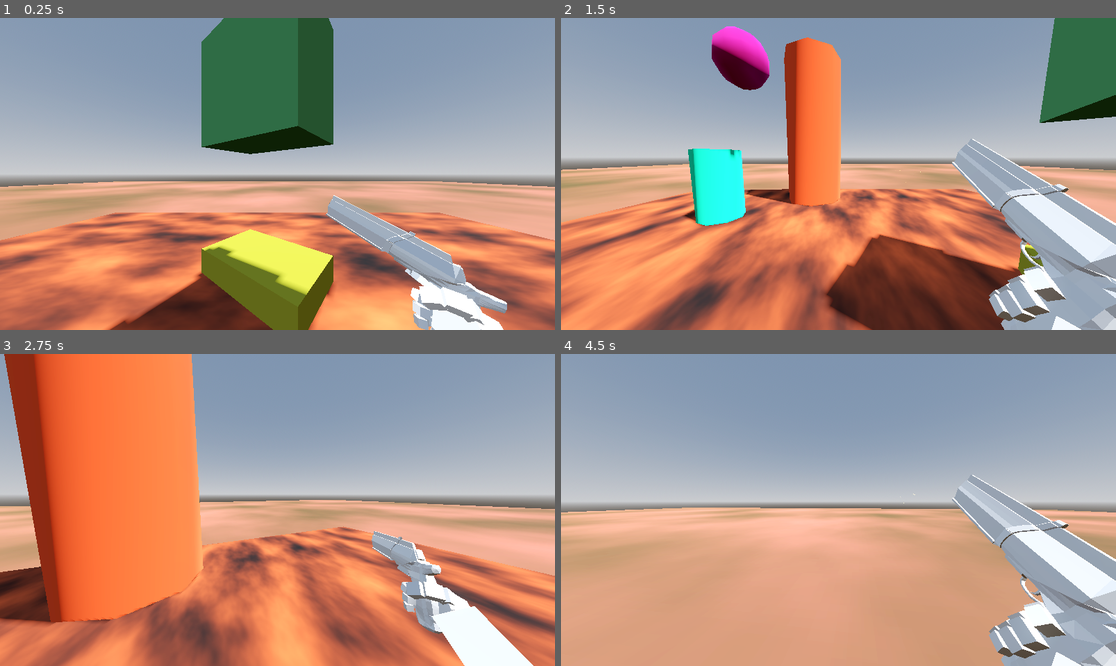
Above: before the commit, frames 1-4 (two rows, left to right).
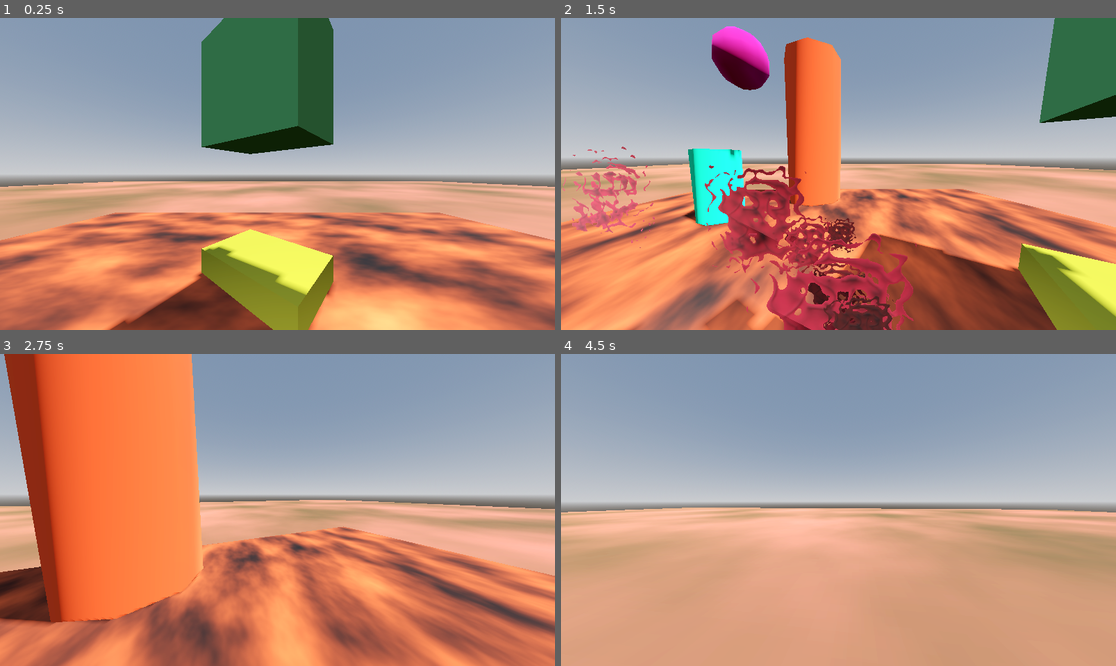
Above: after the commit, the same moments.

Repository: frederikhoheisel/pogotohell
Game: Godot game, scene res://level/test_hans.tscn
The game is run twice, just before and just after one commit, with the same random seed, the same clock (stepped at 60 frames per second) and the same inputs. This scene is started directly instead of the project's main scene.
Inputs (mouse positions are in pixels of both pictures, inside the frame that each line leads up to):
- Up to frame 1 (0.25 s): no input
- Up to frame 2 (1.5 s): move the mouse to (960, 158) at 0.52 s; hold D (right) 0.53-1.28 s; hold R (pull_out) 0.53-1.28 s; click (960, 158) at 0.67 s; tap Space (jump) at 0.77 s; move the mouse to (810, 174) at 1.27 s; hold W (forward) from 1.28 s (still down); click (810, 174) at 1.35 s
- Up to frame 3 (2.75 s): keep holding W (forward); tap Space (jump) at 1.52 s; move the mouse to (288, 503) at 2.02 s; hold R (pull_out) from 2.03 s (still down)
- Up to frame 4 (4.5 s): keep holding W (forward); move the mouse to (832, 516) at 2.77 s; release R (pull_out) at 2.78 s; click (832, 516) at 2.85 s; tap Space (jump) at 3.02, 3.77 s; move the mouse to (877, 513) at 3.52 s; hold R (pull_out) 3.53-4.28 s; move the mouse to (794, 506) at 4.27 s; click (794, 506) at 4.35 s

The runs differ from the first frame. In frame 1, 7.2% of the frame differs, in the area x 29-92%, y 56-100%; in frame 2, 27%, in the area x 0-100%, y 38-100%; in frame 3, 4.0%; in frame 4, 9.7%.
Error in both runs: Attempt to call function 'place_decal' in base 'null instance' on a null instance. (res://entities/player/shooting.gd:58)

Commit message:
some ketchup

Diff:
--- a/pogo-to-hell/level/test_hans.tscn
+++ b/pogo-to-hell/level/test_hans.tscn
@@ -1,7 +1,9 @@
-[gd_scene load_steps=24 format=3 uid="uid://dj2jf17hpwxug"]
+[gd_scene load_steps=35 format=3 uid="uid://dj2jf17hpwxug"]
 
 [ext_resource type="PackedScene" uid="uid://4ndkdayx6bsf" path="res://ui/Screen_shader.tscn" id="1_cuaqy"]
 [ext_resource type="PackedScene" uid="uid://cp0aw825yr8om" path="res://entities/player/player.tscn" id="1_yjnc3"]
+[ext_resource type="Texture2D" uid="uid://dfpxusjxcoow0" path="res://assets/textures/ketchup/T_KetchupBaseMask.png" id="3_rrrws"]
+[ext_resource type="Texture2D" uid="uid://dr3snmd14bp46" path="res://assets/textures/ketchup/T_KetchupNormalMask.png" id="4_f8ndg"]
 
 [sub_resource type="ProceduralSkyMaterial" id="ProceduralSkyMaterial_myg2k"]
 sky_horizon_color = Color(0.66224277, 0.6717428, 0.6867428, 1)
@@ -76,6 +78,61 @@
 disable_specular_occlusion = true
 albedo_color = Color(0.75927615, 0.113937415, 0.5317561, 1)
 
+[sub_resource type="StandardMaterial3D" id="StandardMaterial3D_g0kc6"]
+transparency = 2
+alpha_scissor_threshold = 0.15
+alpha_antialiasing_mode = 0
+vertex_color_use_as_albedo = true
+vertex_color_is_srgb = true
+albedo_texture = ExtResource("3_rrrws")
+normal_enabled = true
+normal_scale = 0.15
+normal_texture = ExtResource("4_f8ndg")
+billboard_mode = 3
+billboard_keep_scale = true
+particles_anim_h_frames = 1
+particles_anim_v_frames = 1
+particles_anim_loop = false
+
+[sub_resource type="Curve" id="Curve_ak1kl"]
+_data = [Vector2(0, 0), 0.0, 0.0, 0, 0, Vector2(0.11240311, 1), -1.19688, -1.19688, 0, 0, Vector2(1, 0), 0.0, 0.0, 0, 0]
+point_count = 3
+
+[sub_resource type="CurveTexture" id="CurveTexture_sf1s1"]
+curve = SubResource("Curve_ak1kl")
+
+[sub_resource type="Gradient" id="Gradient_0stpr"]
+offsets = PackedFloat32Array(0.12068965, 0.3577586)
+colors = PackedColorArray(0.2627451, 0, 0, 1, 0.6510094, 0.1127506, 0.20434201, 1)
+
+[sub_resource type="GradientTexture1D" id="GradientTexture1D_n31mq"]
+gradient = SubResource("Gradient_0stpr")
+
+[sub_resource type="Curve" id="Curve_fbb4d"]
+_data = [Vector2(0, 0), 0.0, 3.1961238, 0, 0, Vector2(1, 1), 0.0, 0.0, 0, 0]
+point_count = 2
+
+[sub_resource type="CurveTexture" id="CurveTexture_glq1d"]
+curve = SubResource("Curve_fbb4d")
+
+[sub_resource type="ParticleProcessMaterial" id="ParticleProcessMaterial_s0stl"]
+lifetime_randomness = 0.5
+emission_shape = 1
+emission_sphere_radius = 0.3
+direction = Vector3(0, 1, 1)
+spread = 10.917
+initial_velocity_min = -0.5
+initial_velocity_max = 5.0
+radial_velocity_min = -2.2351742e-05
+radial_velocity_max = 0.39997762
+scale_min = 0.5
+scale_max = 1.1999999
+scale_curve = SubResource("CurveTexture_glq1d")
+color_ramp = SubResource("GradientTexture1D_n31mq")
+alpha_curve = SubResource("CurveTexture_sf1s1")
+
+[sub_resource type="QuadMesh" id="QuadMesh_23e1r"]
+
 [node name="TestHans" type="Node3D"]
 
 [node name="DirectionalLight3D" type="DirectionalLight3D" parent="."]
@@ -139,5 +196,19 @@
 material = SubResource("StandardMaterial3D_wf48f")
 
 [node name="Player" parent="." instance=ExtResource("1_yjnc3")]
+visible = false
 
 [node name="ScreenShader" parent="Player" instance=ExtResource("1_cuaqy")]
+
+[node name="GPUParticles3D" type="GPUParticles3D" parent="."]
+transform = Transform3D(1, 0, 0, 0, 1, 0, 0, 0, 1, -0.05829218, 1.3332684, 0)
+material_override = SubResource("StandardMaterial3D_g0kc6")
+amount = 30
+fixed_fps = 60
+process_material = SubResource("ParticleProcessMaterial_s0stl")
+draw_pass_1 = SubResource("QuadMesh_23e1r")
+
+[node name="SpotLight3D" type="SpotLight3D" parent="."]
+transform = Transform3D(1, 0, 0, 0, 0.43703726, 0.8994434, 0, -0.8994434, 0.43703726, 0.19500196, 2.4493232, 2.012827)
+light_energy = 4.084
+spot_range = 4096.0
Binary file added: pogo-to-hell/assets/textures/ketchup/T_KetchupBaseMask.png
Not shown, added: pogo-to-hell/assets/textures/ketchup/T_KetchupBaseMask.png.import
Binary file added: pogo-to-hell/assets/textures/ketchup/T_KetchupNormalMask.png
Not shown, added: pogo-to-hell/assets/textures/ketchup/T_KetchupNormalMask.png.import
